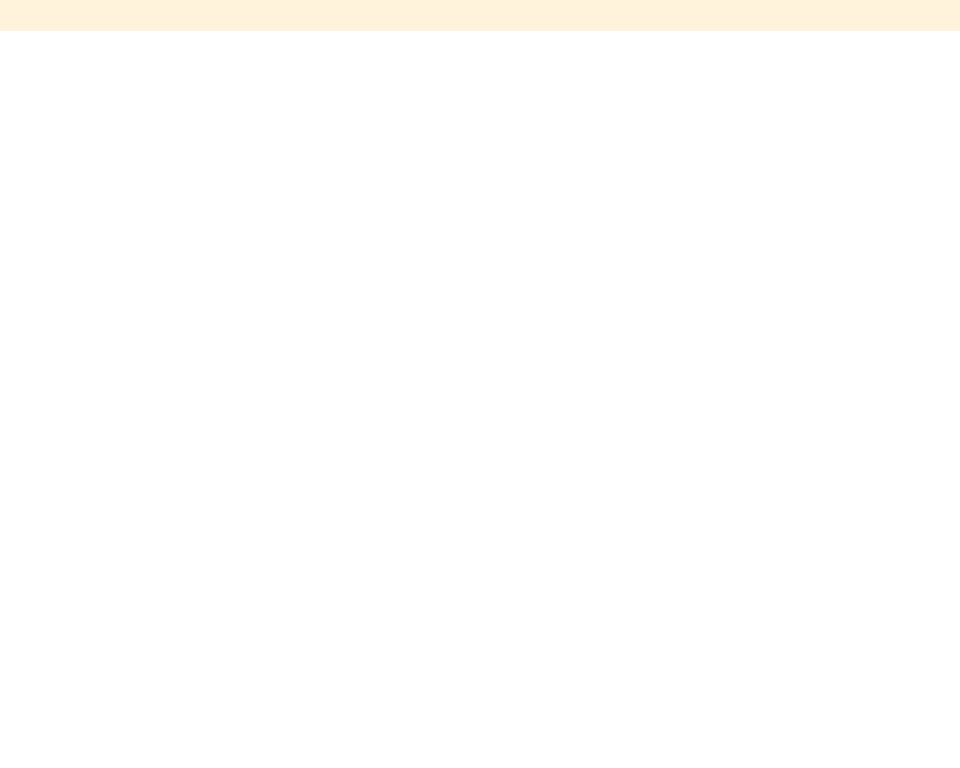
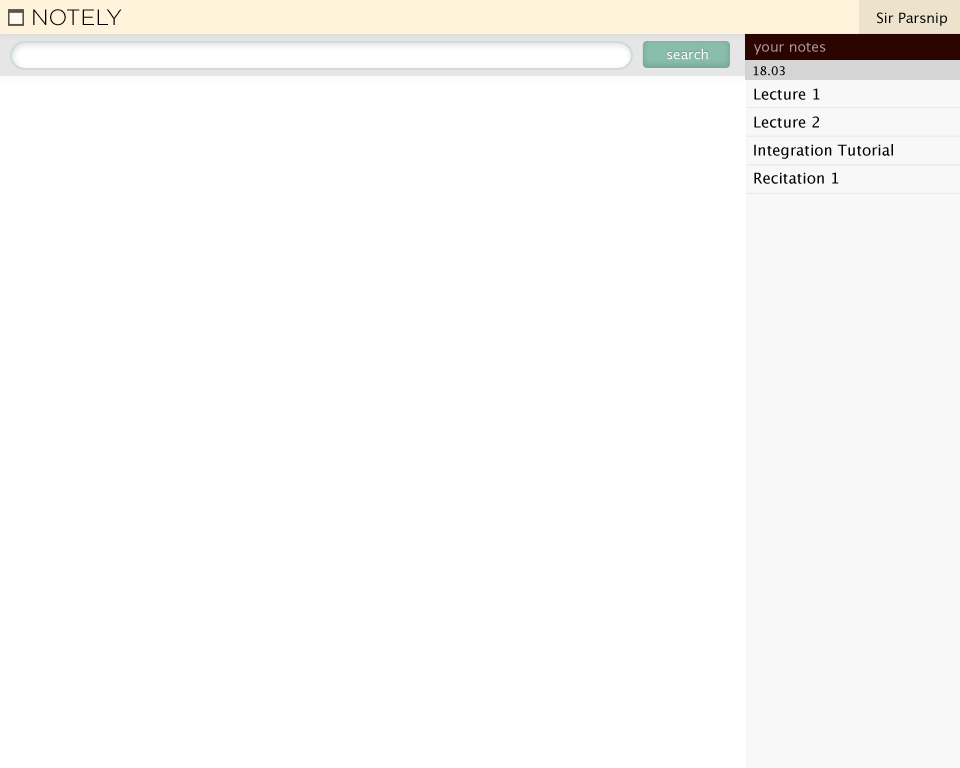
Revision of a layered 960 × 768 image; what changed, layer by layer:
added layer "Sir Parsnip" above "Layer 3" over bbox(877, 12, 947, 26)
added layer "Layer 3" (7%) above "NOTELY" over bbox(859, 0, 960, 34)
added layer "NOTELY" above "notely icon" over bbox(33, 9, 122, 26)
added layer "notely icon" (65%) above "topbar" over bbox(8, 9, 24, 26)
painted on "topbar" over bbox(0, 0, 960, 34)
added layer "Shape 1" above "search" over bbox(11, 42, 632, 69)
added layer "search" above "Shape 2" over bbox(667, 48, 708, 60)
added layer "Shape 2" above "your notes" over bbox(642, 41, 730, 68)
added layer "your notes" (60%) above "Layer 5" over bbox(754, 42, 826, 55)
added layer "Layer 5" (10%) above "yournotes" over bbox(0, 34, 745, 76)
added layer "yournotes" above "Lecture 1 Lecture 2 Integration Tutorial Recitation 1" over bbox(745, 33, 960, 60)
added layer "Lecture 1 Lecture 2 Integration Tutorial Recitation 1" above "Layer 5 copy 3" over bbox(754, 88, 893, 184)
added layer "Layer 5 copy 3" (40%) above "18.03" over bbox(746, 107, 960, 194)
added layer "18.03" above "Layer 4" over bbox(753, 66, 785, 76)
added layer "Layer 4" above "rightbar" over bbox(745, 58, 960, 80)
added layer "rightbar" above "Background" over bbox(746, 0, 960, 768)
